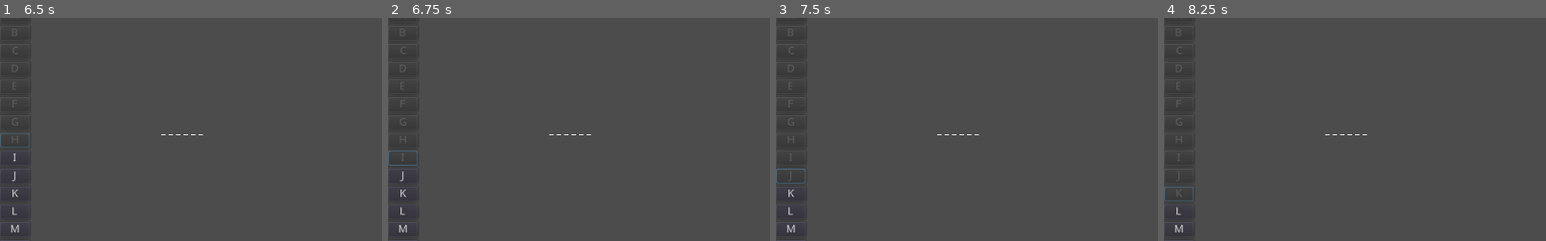
Above: before the commit, frames 1-4 (left to right).
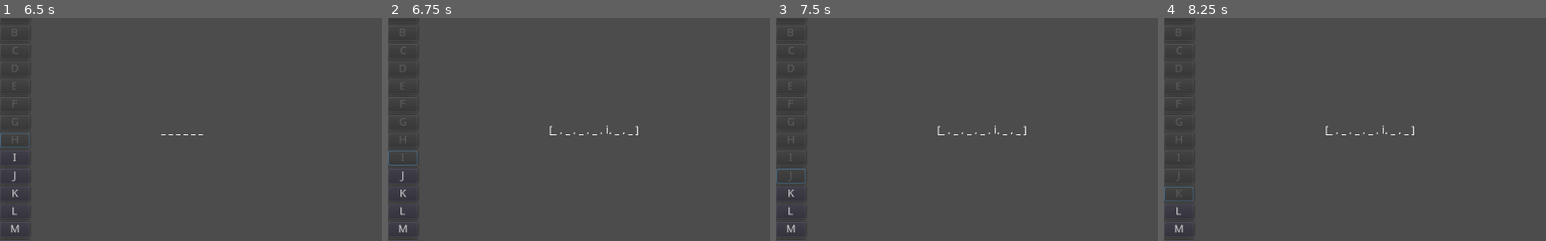
Above: after the commit, the same moments.

Repository: Jelared/Project-Jeu_du_Pendu
Game: Godot game, scene res://scenes/Main.tscn
Same seed, same stepped clock (60 frames per second), same inputs: the game is played once before the commit and once after it.
Inputs:
- Up to frame 1 (6.5 s): click "A" at 0.5 s; click "B" at 1.25 s; click "C" at 2 s; click "D" at 2.75 s; click "E" at 3.5 s; click "F" at 4.25 s; click "G" at 5 s; click "H" at 5.75 s
- Up to frame 2 (6.75 s): click "I" at 6.5 s
- Up to frame 3 (7.5 s): click "J" at 7.25 s
- Up to frame 4 (8.25 s): click "K" at 8 s
The pictures show only the part of the screen within x 0-50%, y 3-53%; the shares and areas given below are measured in that part.

Frame 1 is identical in both runs. In frame 2, 0.1% of the frame differs, in the area x 42-66%, y 48-53%; in frame 3, 0.1%; in frame 4, 0.1%.

Commit message:
update 26-08-2022
Majuscule clavier vers minuscule
fonction initialisation terminé
fonction test in progress

Diff:
--- a/scripts/Main.gd
+++ b/scripts/Main.gd
@@ -7,29 +7,30 @@
 var LettreClavier
 var Mot
 var Mot_separeL = []
-var underscore = []
-var affichage = ""
+var affichage = []
 
 #listes des mots
 var list = [  "apple","turnip","banana","clock","cup","flower","fork","glasses","oranage","pencil","spoon"]
 
 
 func _ready():
-	bouttons()
 	choix_mot()
 	separation_mot()
 	initialisation()
-#	test()
+	bouttons()
 
-#l'appuie sur un bouton envoie un signal qui met en mémoire la lettre afficher sur le bouton et bloque le bouton qui ne peut plus etre utilisé
+#l'appuie sur un bouton envoie un signal
 func bouttons():
 	for button in GroupeClavier.get_buttons():
 		button.connect("pressed",self,"lettre")
 
+#le signal : met en mémoire la lettre (en minuscule) affiché sur le bouton et bloque le bouton qui ne peut plus etre utilisé
 func lettre():
-	LettreClavier = GroupeClavier.get_pressed_button().text
+	LettreClavier = GroupeClavier.get_pressed_button().text.to_lower()
 	GroupeClavier.get_pressed_button().disabled = true
 	print(LettreClavier)
+	test()
+
 
 #Choix d'un mot dans une liste  : aléatoire randi(), entre %, 0 et le nombre total de mot dans la liste size()
 func choix_mot():
@@ -45,28 +46,25 @@
 		print(Mot_separeL)
 
 
+#affichae des underscore au départ
 func initialisation():
 	for i in Mot_separeL:
-		underscore.append("_ ")
-	for i in underscore:
+		affichage.append("_ ")
+	for i in affichage:
 		$Affichage.text += String(i)
-		print (underscore)
+		print (affichage)
 
 
-#		affichage
 
-##test ==> A revoir
-#func test():
-#	if Mot_separeL.find(LettreClavier) == -1:
-#		affichage = "ok"
-#	else :
-#		affichage = "no"
-#
-#
-##	for i in Mot_separeL:
-##			affichage += String(i)
-##		print(i)
-#		$Affichage.text = affichage
-#
-#
-#	print(affichage)
+#test ==> A revoir
+func test():
+	if Mot_separeL.find(LettreClavier) == -1:
+		print("no")
+		print (Mot_separeL.find(LettreClavier))
+	else :
+		#revoir la phase ci dessous car insert décale : il faut juste mettre la lettre à la bonne place => revir les array add position
+		affichage.insert(Mot_separeL.find(LettreClavier), LettreClavier)
+		$Affichage.text = str(affichage)
+		print("ok")
+		print (Mot_separeL.find(LettreClavier))
+		print (affichage)
